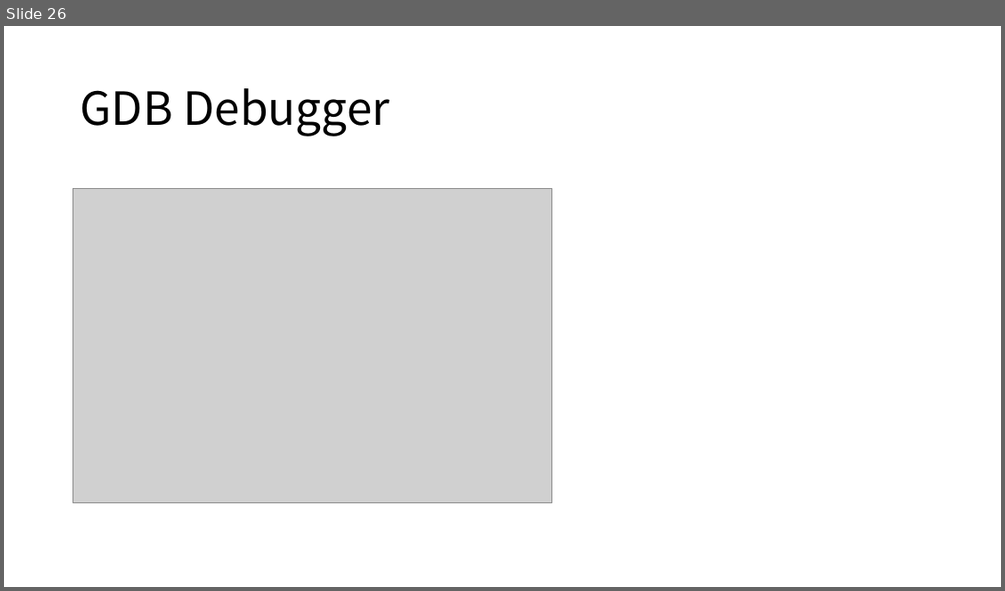
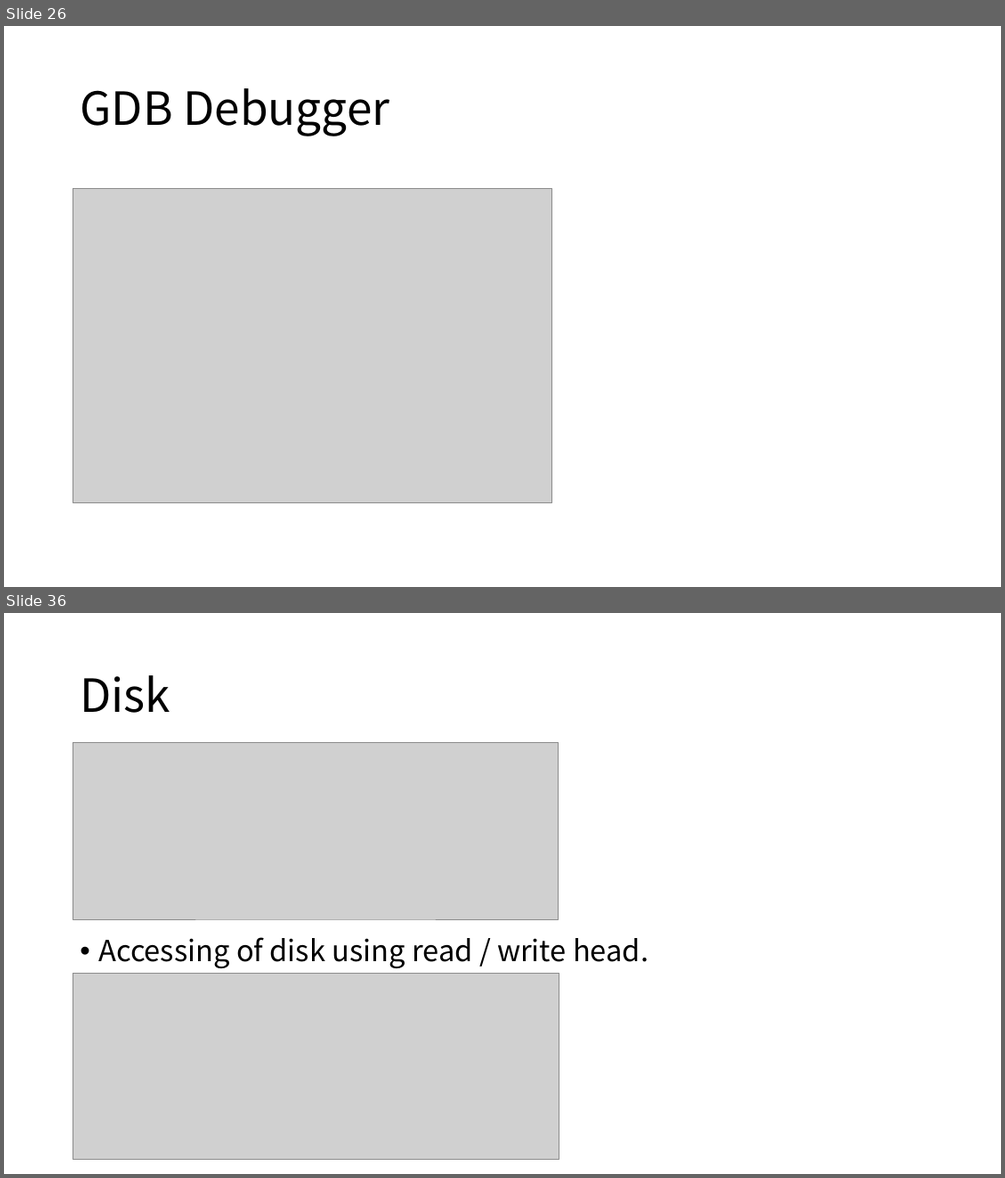
Before and after one commit to Lyther/wiki, a slide deck: docs/assets/Operating Systems.pptx. Shown one above the other, each under a label of ours: slide 26 before the commit, slides 26 and 36 after it; the slides between them are not shown. The pictures are 1005x591 and 1005x1178 pixels, drawn with LibreOffice and Linux fonts; fonts in the diff are those of the drawing; grey boxes stand for pictures. Boxes give left, top, right and bottom in pixels: in the first picture for what was removed or moved away, otherwise in the second. Text is boxed around its words. In the diff, an @@ line names an element or a change of style, - is before the commit and + after.

```diff
--- a/docs/assets/Operating Systems.pptx
+++ b/docs/assets/Operating Systems.pptx
@@ slide 36 added at bbox=[4, 613, 1001, 1174], background #FFFFFF @@
@@ title added at bbox=[80, 675, 170, 713], 44 pt, text #000000 @@
+Disk
@@ picture added at bbox=[73, 742, 558, 919] @@
@@ text added at bbox=[98, 937, 648, 968], 28 pt, text #000000 @@
+• Accessing of disk using read / write head.
@@ picture added at bbox=[73, 973, 559, 1159] @@
```
Also in this commit, not shown: 35 other slides added, 1 other file.
